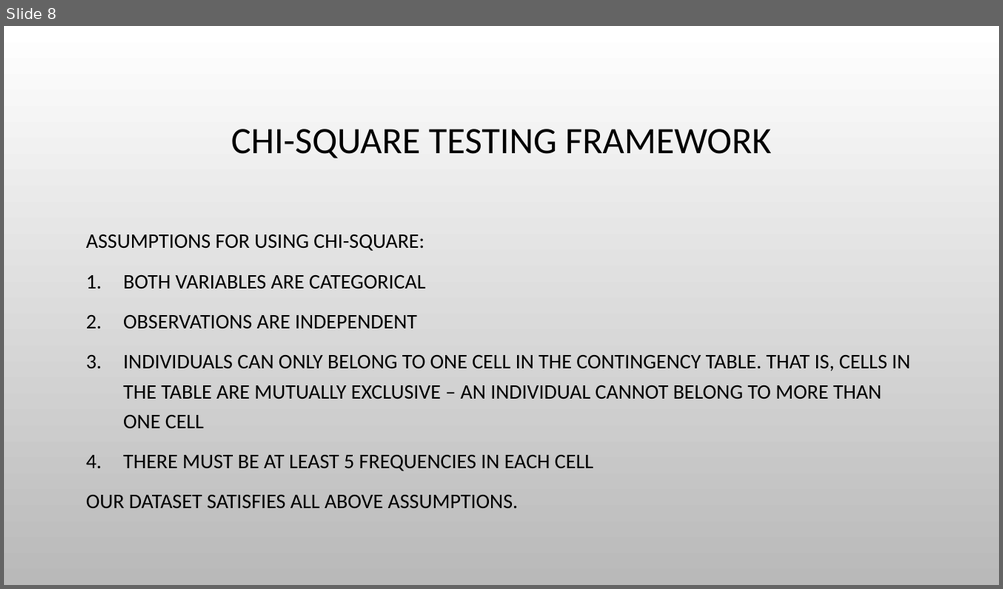
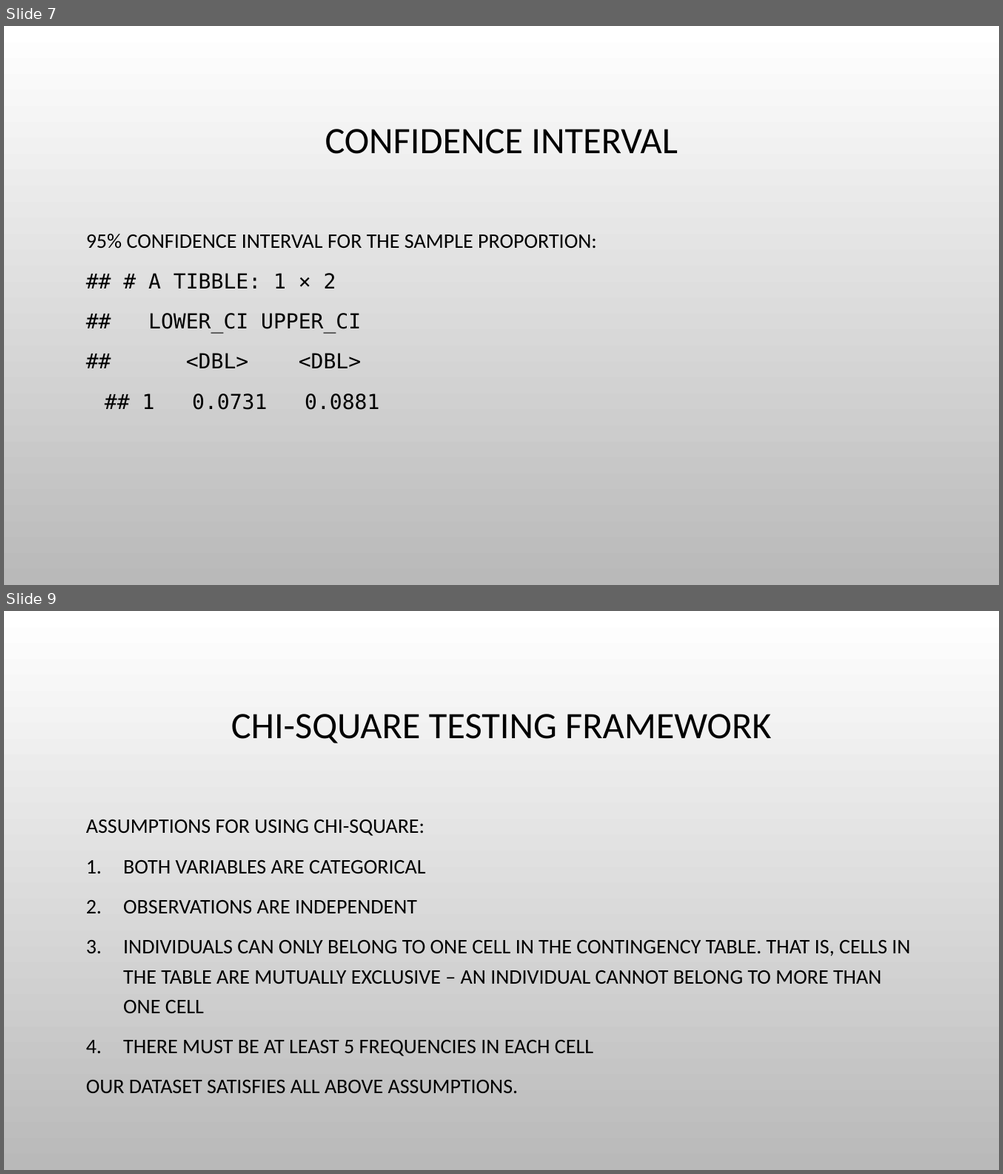
Before and after one commit to himalayahall/CUNY-DATA606, a slide deck: Project/Hakim-Project.pptx. Shown one above the other, each under a label of ours: slide 8 before the commit, slides 7 and 9 after it; the slides between them are not shown. The pictures are 1003x589 and 1003x1174 pixels, drawn with LibreOffice and Linux fonts; fonts in the diff are those of the drawing; background and template pictures are left out. Boxes give left, top, right and bottom in pixels: in the first picture for what was removed or moved away, otherwise in the second. Text is boxed around its words. In the diff, an @@ line names an element or a change of style, - is before the commit and + after.

```diff
--- a/Project/Hakim-Project.pptx
+++ b/Project/Hakim-Project.pptx
@@ slide 7 added at (4,26,999,585), background picture (left out) @@
@@ title added at (325,129,677,154), 36 pt, text #000000 @@
+CONFIDENCE INTERVAL
@@ text added at (86,234,597,410), 20 pt, text #000000 @@
+95% CONFIDENCE INTERVAL FOR THE SAMPLE PROPORTION:
+## # A TIBBLE: 1 × 2
+## LOWER_CI UPPER_CI
+## <DBL> <DBL>
+## 1 0.0731 0.0881
@@ what was slide 8 is now slide 9 @@
```
Also in this commit, not shown: 7 slides changed, 5 other slides added, 3 slides removed, 1 other file.
